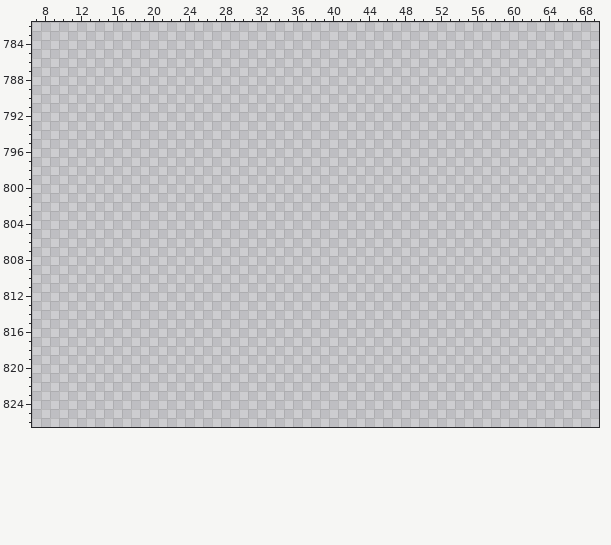
Two states of a pixel-art file, BurningKnight/mockups.ase. This is how it looked before the edit.
256x1097 pixels, 1 frame. Colours within 5 levels of each other are drawn and written as one. Shown: x 7..69, y 782..826.
The same view after the edit:
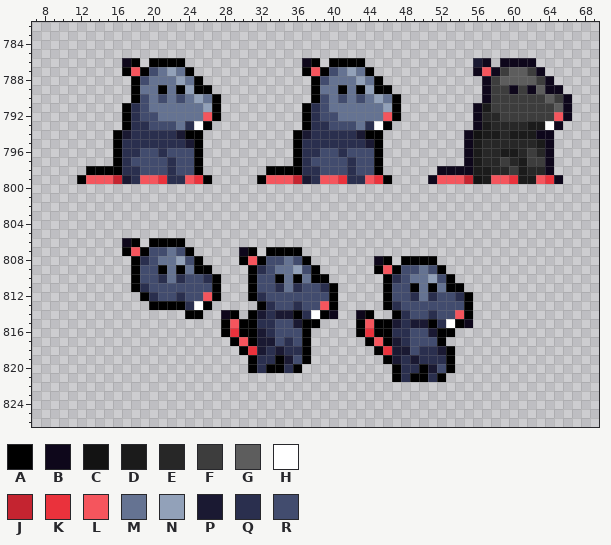
Palette (. is transparent): A #000000  B #0e071b  C #131313  D #1b1b1b  E #272727  F #3d3d3d  G #5d5d5d  H #ffffff  J #c42430  K #ea323c  L #f5555d  M #657392  N #92a1b9  P #1a1932  Q #2a2f4e  R #424c6e
The edit:
y 786: x 17..18 .. -> BA; x 20..23 .... -> AAAA; x 37..38 .. -> BA; x 40..43 .... -> AAAA; x 56..57 .. -> PB; x 59..62 .... -> BBBB
y 787: x 17..24 ........ -> ALARMNMA; x 37..44 ........ -> ALARMNMA; x 56..63 ........ -> BLBFGGFB
y 788: x 18..25 ........ -> ARMMMNMA; x 38..45 ........ -> ARMMMNMA; x 57..64 ........ -> BFGGGGFB
y 789: x 18..26 ......... -> AMMAMANAA; x 38..46 ......... -> AMMAMANAA; x 57..65 ......... -> BFFBFBGBB
y 790: x 18..27 .......... -> ARMRMRMNMA; x 38..47 .......... -> ARMRMRMNMA; x 57..66 .......... -> BFFFFFFGFB
y 791: x 17..27 ........... -> AQRMMMMMMNA; x 37..47 ........... -> AQRMMMMMMNA; x 56..66 ........... -> BDFFFFFFFGB
y 792: x 17..27 ........... -> AQRRMMMMMLA; x 37..47 ........... -> AQRRMMMMMLA; x 56..66 ........... -> BEEFFFFFFLB
y 793: x 17..26 .......... -> AQQRRRMQHA; x 37..46 .......... -> AQQRRRMQHA; x 56..65 .......... -> BDEEEEDDHB
y 794: x 16..25 .......... -> APQQQQQPAA; x 36..45 .......... -> APQQQQQPAA; x 55..64 .......... -> BCDDEDDDBB
y 795: x 16..25 .......... -> AQQQQQQQPA; x 36..45 .......... -> AQQQQQQQPA; x 55..64 .......... -> BDEEEEEEDB
y 796: x 16..25 .......... -> AQQRRQRRRA; x 36..45 .......... -> AQQRRQRRRA; x 55..64 .......... -> BDEEDDEFEB
y 797: x 16..25 .......... -> AQRRRRQRRA; x 36..45 .......... -> AQRRRRQRRA; x 55..64 .......... -> BDEEFEDFFB
y 798: x 13..25 ............. -> AAAAQQRRRQRRA; x 33..45 ............. -> AAAAQQRRRQRRA; x 52..64 ............. -> BBBBDDEEFDEEB
y 799: x 12..26 ............... -> ALLLJPQLLKQQLKA; x 32..46 ............... -> ALLLJPQLLKQQLKA; x 51..65 ............... -> BLLLJCDLLKDDLKB
y 806: x 17..18 .. -> BA; x 20..23 .... -> AAAA
y 807: x 17..24 ........ -> ALARRMRA; x 30..31 .. -> BA; x 33..36 .... -> AAAA
y 808: x 18..25 ........ -> AQRMMNRA; x 30..37 ........ -> ALARRMRA; x 45..46 .. -> BA; x 48..51 .... -> AAAA
y 809: x 18..26 ......... -> ARRAMAMAA; x 31..38 ........ -> AQRMMNRA; x 45..52 ........ -> ALARRMRA
y 810: x 18..27 .......... -> ARRQMQRRQA; x 31..39 ......... -> ARRAMAMAA; x 46..53 ........ -> AQRMMNRA
y 811: x 18..27 .......... -> AQRRRRRRRA; x 31..40 .......... -> ARRQMQRRQA; x 46..54 ......... -> ARRAMAMAA
y 812: x 19..27 ......... -> AQRRQRRLA; x 31..40 .......... -> AQRRRRRRRA; x 46..55 .......... -> ARRQMQRRQA
y 813: x 20..26 ....... -> AAAAQHA; x 32..40 ......... -> AQRRQRRLA; x 46..55 .......... -> AQRRRRRRRA
y 814: x 24..25 .. -> AA; x 28..29 .. -> BA; x 31..40 .......... -> APQPPAQHAB; x 43..44 .. -> BA; x 47..55 ......... -> AQRRQRRLA
y 815: x 28..38 ........... -> ALAAQQRRPAA; x 43..55 ............. -> ALAAPQPPAQHAB
y 816: x 28..37 .......... -> AKAAPQRRRA; x 43..53 ........... -> AKAAQQRRPAA
y 817: x 29..37 ......... -> ALAPPRQRA; x 44..52 ......... -> ALAPQRRRA
y 818: x 30..37 ........ -> AKPQPQQA; x 45..53 ......... -> AKPPRQQPA
y 819: x 31..37 ....... -> AQQAPRA; x 46..53 ........ -> APQPQQQA
y 820: x 31..36 ...... -> AQAAQA; x 47..53 ....... -> AQQAPRA
y 821: x 47..52 ...... -> AQAAQA
Changed places in both pictures, as pixel boxes (x1, y1, x2, y2):
added: (77, 58, 221, 184)
added: (257, 58, 572, 184)
added: (122, 238, 473, 382)
